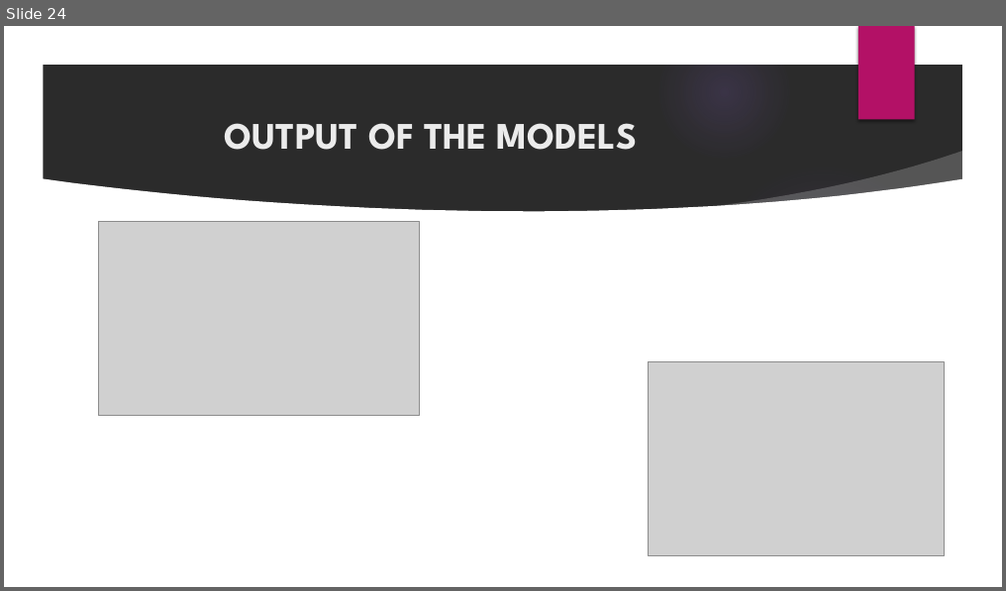
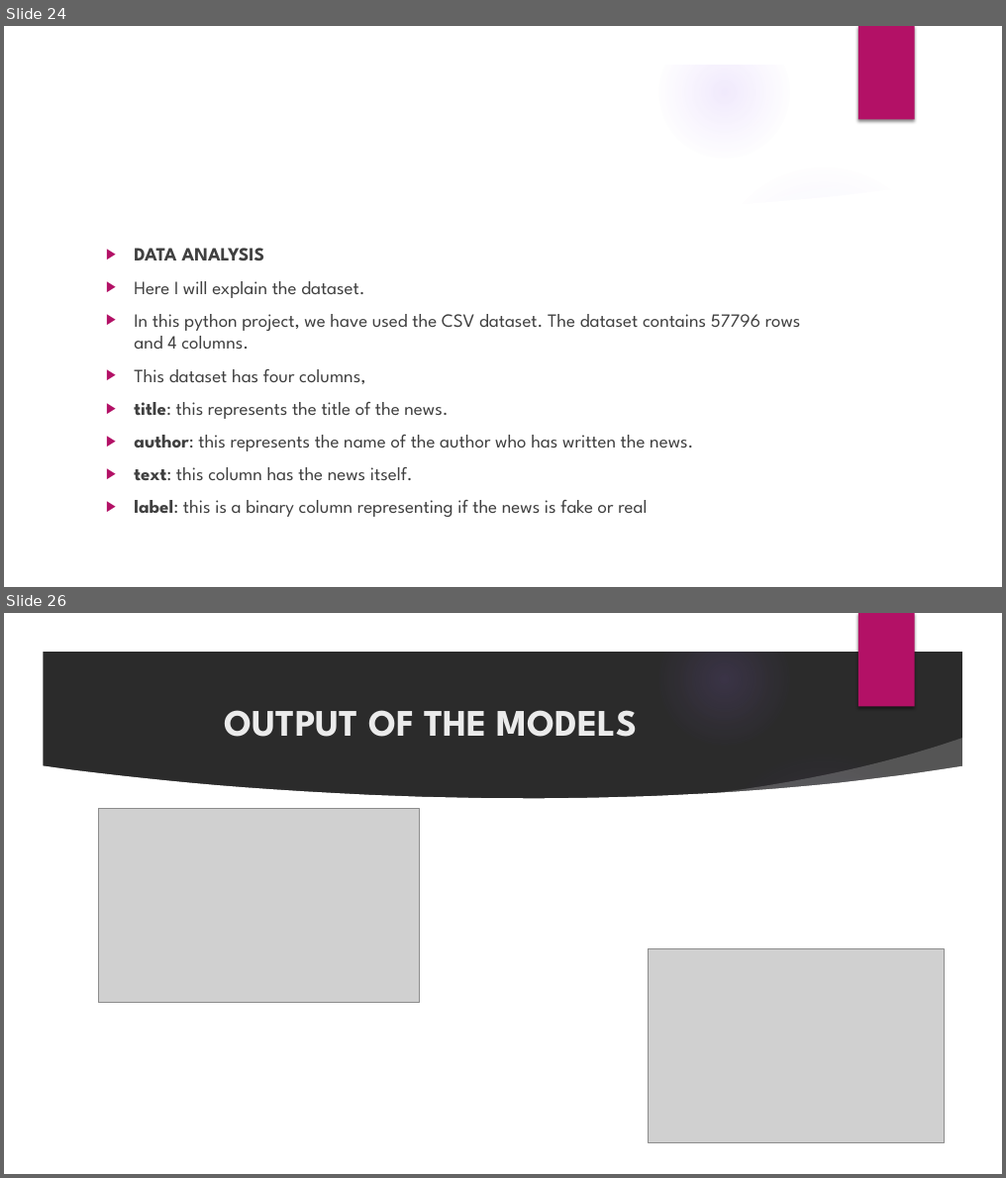
Before and after one commit to atthiliatthili/Fake-News-detection, a slide deck: FAKE NEWS DETECTION USING NLP PPT FF.pptx. Shown one above the other, each under a label of ours: slide 24 before the commit, slides 24 and 26 after it; the slides between them are not shown. The pictures are 1006x591 and 1006x1178 pixels, drawn with LibreOffice and Linux fonts; fonts in the diff are those of the drawing; grey boxes stand for pictures; background and template pictures are left out; a plain dark background stands for a picture behind light text. Boxes give left, top, right and bottom in pixels: in the first picture for what was removed or moved away, otherwise in the second. Text is boxed around its words. In the diff, an @@ line names an element or a change of style, - is before the commit and + after.

```diff
--- a/FAKE NEWS DETECTION USING NLP PPT FF.pptx
+++ b/FAKE NEWS DETECTION USING NLP PPT FF.pptx
@@ slide 24 added at <box>4,26,1002,587</box>, background picture (left out); not listed: 9 template elements that a slide beside it also shows @@
@@ text added at <box>134,248,801,517</box>, 18 pt, text #404040 @@
+▶ DATA ANALYSIS
+▶ Here I will explain the dataset.
+▶ In this python project, we have used the CSV dataset. The dataset contains 57796 rows and 4 columns.
+▶ This dataset has four columns,
+▶ title: this represents the title of the news.
+▶ author: this represents the name of the author who has written the news.
+▶ text: this column has the news itself.
+▶ label: this is a binary column representing if the news is fake or real
@@ what was slide 24 is now slide 26 @@
```
Also in this commit, not shown: 2 slides changed, 1 other slide added.
